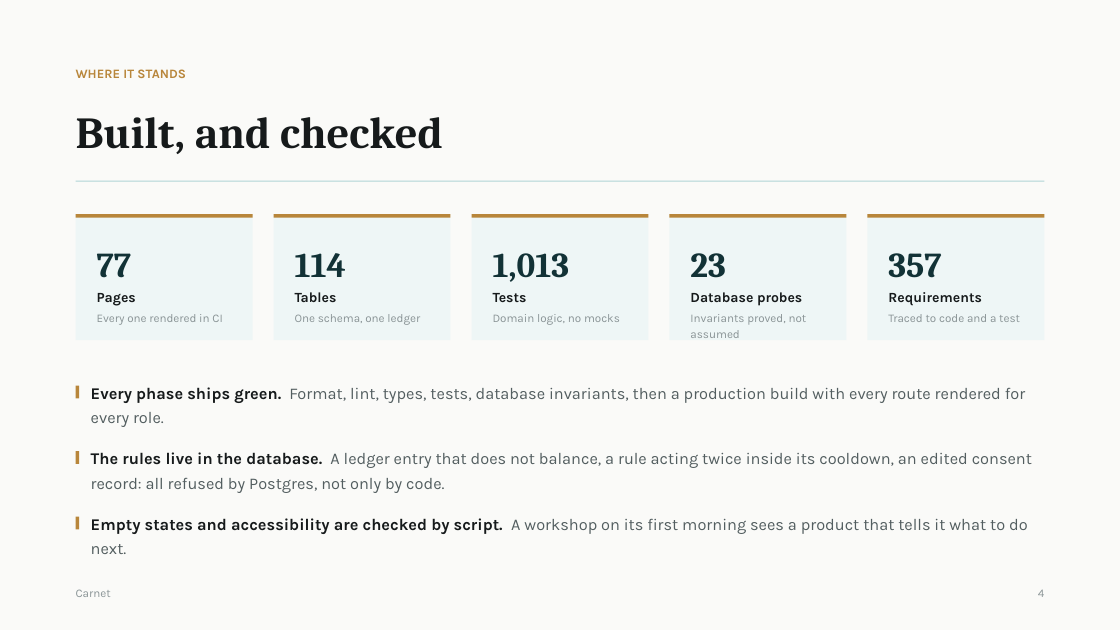
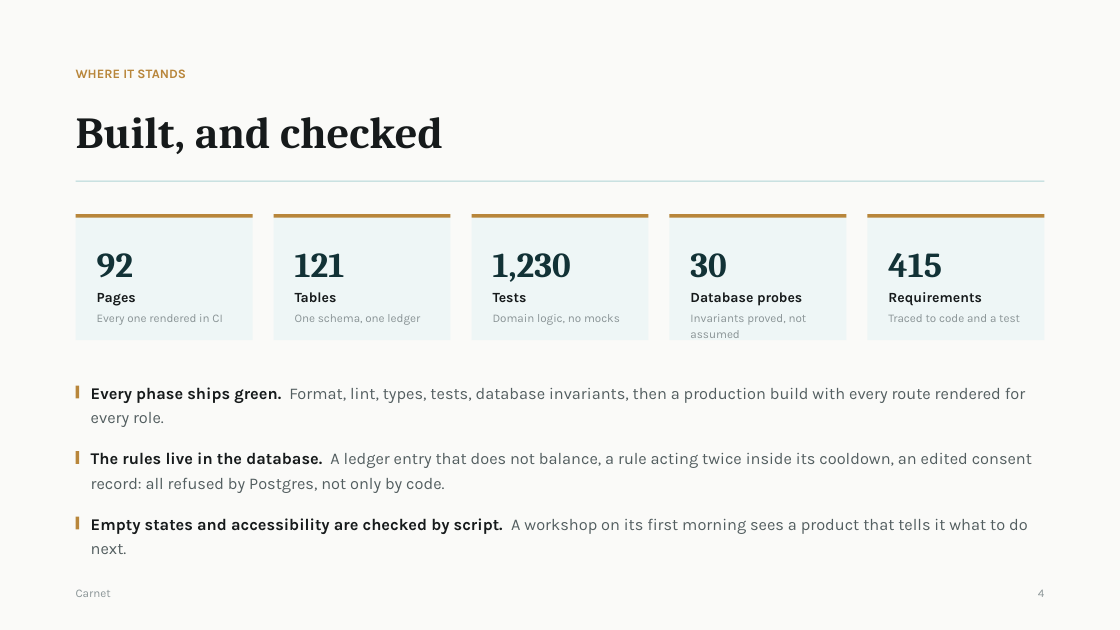
Before and after one commit to Amrwar/vehicle-memory, a slide deck: slide 5 of docs/Carnet-Presentation.pptx. Drawn at 1120x630 pixels with LibreOffice and Linux fonts; fonts in the diff are those of the drawing. Boxes give left, top, right and bottom in pixels: in the first picture for what was removed or moved away, otherwise in the second. Text is boxed around its words. In the diff, an @@ line names an element or a change of style, - is before the commit and + after.

```diff
--- a/docs/Carnet-Presentation.pptx
+++ b/docs/Carnet-Presentation.pptx
@@ text at <box>97,253,133,278</box>: text changed @@
-77
+92
@@ text at <box>295,253,345,277</box>: text changed @@
-114
+121
@@ text at <box>493,253,571,282</box>: text changed @@
-1,013
+1,230
@@ text at <box>690,253,726,278</box>: text changed @@
-23
+30
@@ text at <box>888,253,942,278</box>: text changed @@
-357
+415
```
Also in this commit, not shown: 1 other slide changed, 4 other files.
